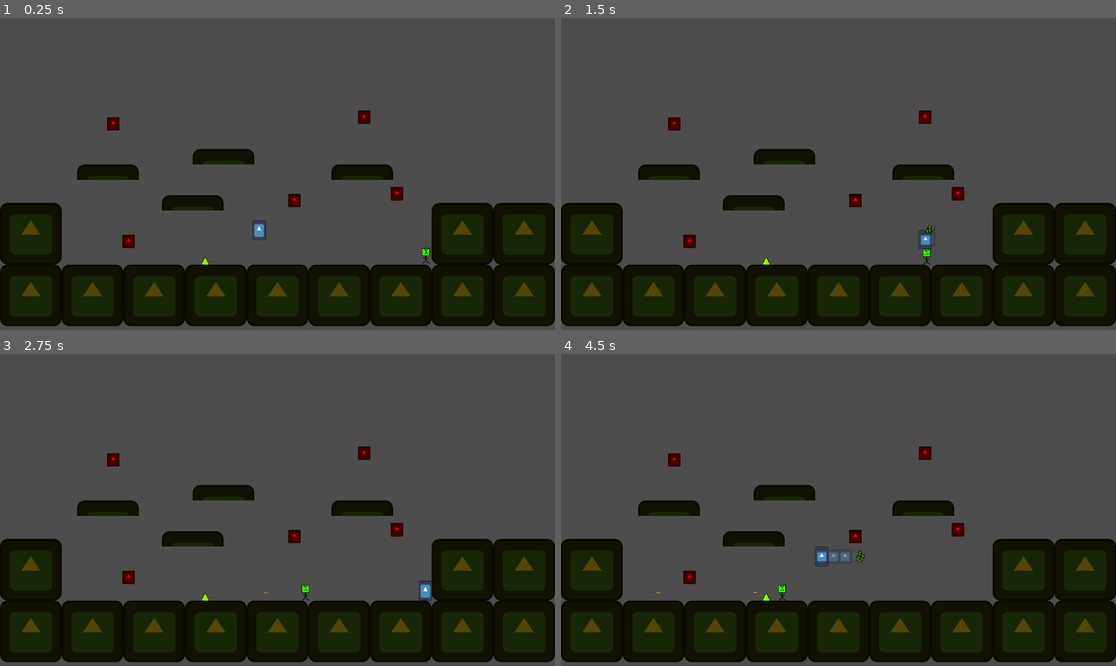
Above: before the commit, frames 1-4 (two rows, left to right).
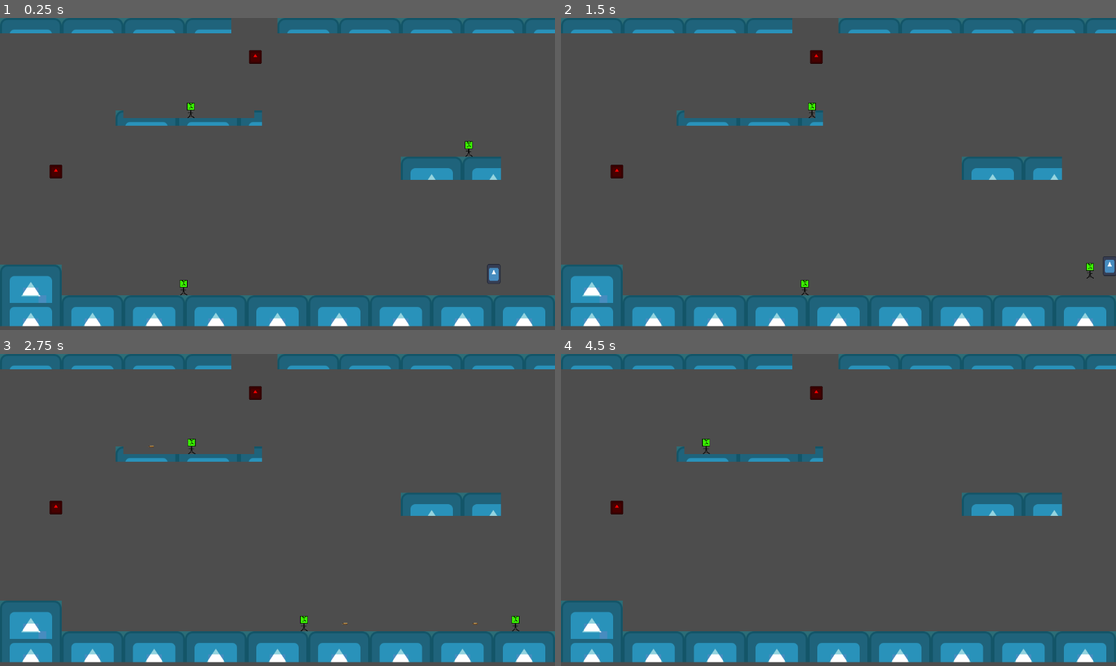
Above: after the commit, the same moments.

Repository: carterw11/lojam2023
Game: Godot game, scene res://Levels/Level2.tscn
Two runs of this game, one before a commit and one after it. Both use one fixed random seed, a clock stepped at 60 frames per second and the inputs below. Before the commit the project starts from res://Levels/player_test_level.tscn. The engine's default icon, where the game draws it, is replaced by a stand-in: a white triangle on a blue panel in a dark square.
Inputs (mouse positions are in pixels of both pictures, inside the frame that each line leads up to):
- Up to frame 1 (0.25 s): no input
- Up to frame 2 (1.5 s): move the mouse to (960, 158) at 0.52 s; hold D (right) 0.53-1.28 s; click (960, 158) at 0.6 s; tap Space (jump) at 0.77 s; move the mouse to (727, 189) at 1.27 s; hold S (down) from 1.28 s (still down); tap Shift (dash) at 1.35 s
- Up to frame 3 (2.75 s): tap Space (jump) at 1.52 s; move the mouse to (333, 441) at 2.02 s; release S (down) at 2.03 s; hold D (right) from 2.03 s (still down); click (333, 441) at 2.1 s
- Up to frame 4 (4.5 s): move the mouse to (810, 572) at 2.77 s; release D (right) at 2.78 s; hold W (up) 2.78-3.53 s; tap Shift (dash) at 2.85, 4.35 s; tap Space (jump) at 3.02, 3.77 s; move the mouse to (1005, 556) at 3.52 s; hold A (left) from 3.53 s (still down); click (1005, 556) at 3.6 s; move the mouse to (672, 463) at 4.27 s

The runs differ from the first frame. In frame 1, 36% of the frame differs, in the area x 0-100%, y 0-99%; in frame 2, 36%; in frame 3, 36%; in frame 4, 36%.

Commit message:
Fixed Bug
Fixed enemy movement bug and gravity issue. Also allowed flying enemies to move vertically.

Diff:
--- a/Levels/Level2.tscn
+++ b/Levels/Level2.tscn
@@ -303,10 +303,11 @@
 one_way_collision_margin = 9.2
 
 [node name="WalkingEnemy" parent="." instance=ExtResource("4_crv84")]
-position = Vector2(269, 556)
+position = Vector2(356, 554)
+direction = Vector2(1, 1)
 
 [node name="WalkingEnemy2" parent="." instance=ExtResource("4_crv84")]
-position = Vector2(948, 267)
+position = Vector2(948, 242)
 
 [node name="WalkingEnemy3" parent="." instance=ExtResource("4_crv84")]
 position = Vector2(371, 172)
--- a/Levels/player_test_level.tscn
+++ b/Levels/player_test_level.tscn
@@ -363,4 +363,4 @@
 position = Vector2(426, 504)
 
 [node name="WalkingEnemy" parent="." instance=ExtResource("5_wk2nc")]
-position = Vector2(870, 494)
+position = Vector2(872, 443)
--- a/Objects/Enemies/enemy.gd
+++ b/Objects/Enemies/enemy.gd
@@ -8,13 +8,14 @@
 @export var isFlying : bool = false
 @export var canShoot : bool = false
 @export var Bullet : PackedScene = preload("res://Objects/Bullet/bullet.tscn")
+@export var direction : Vector2 = Vector2(1, 0)
 
 @onready var cycleTimer = $CycleTimer
 @onready var shootingTimer = $ShootingTimer
 
 # Get the gravity from the project settings to be synced with RigidBody nodes.
 var gravity = ProjectSettings.get_setting("physics/2d/default_gravity")
-var direction : Vector2 = Vector2(1, 0)
+
 
 func _ready():
 	cycleTimer.start(cycleTime)
@@ -27,11 +28,13 @@
 	if not is_on_floor() and !isFlying:
 		velocity.y += gravity * delta
 
-	if is_on_wall():
+	if is_on_wall() or ((is_on_floor() or is_on_ceiling()) && isFlying):
 		ChangeDirection()
 
 	if canMove:
-		velocity = direction * speed
+		if isFlying:
+			velocity.y = direction.y * speed
+		velocity.x = direction.x * speed
 
 	move_and_slide()
 
@@ -42,7 +45,7 @@
 			body.death()
 
 func ChangeDirection():
-	direction.x *= -1
+	direction *= -1
 	cycleTimer.start(cycleTime)
 
 func _on_cycle_timer_timeout():
--- a/project.godot
+++ b/project.godot
@@ -11,7 +11,7 @@
 [application]
 
 config/name="upTheBeanstalk"
-run/main_scene="res://Levels/player_test_level.tscn"
+run/main_scene="res://Levels/Level2.tscn"
 config/features=PackedStringArray("4.1", "Forward Plus")
 config/icon="res://icon.svg"
 
Not shown: 1 places in Levels/Level2.tscn that only renumber resources
